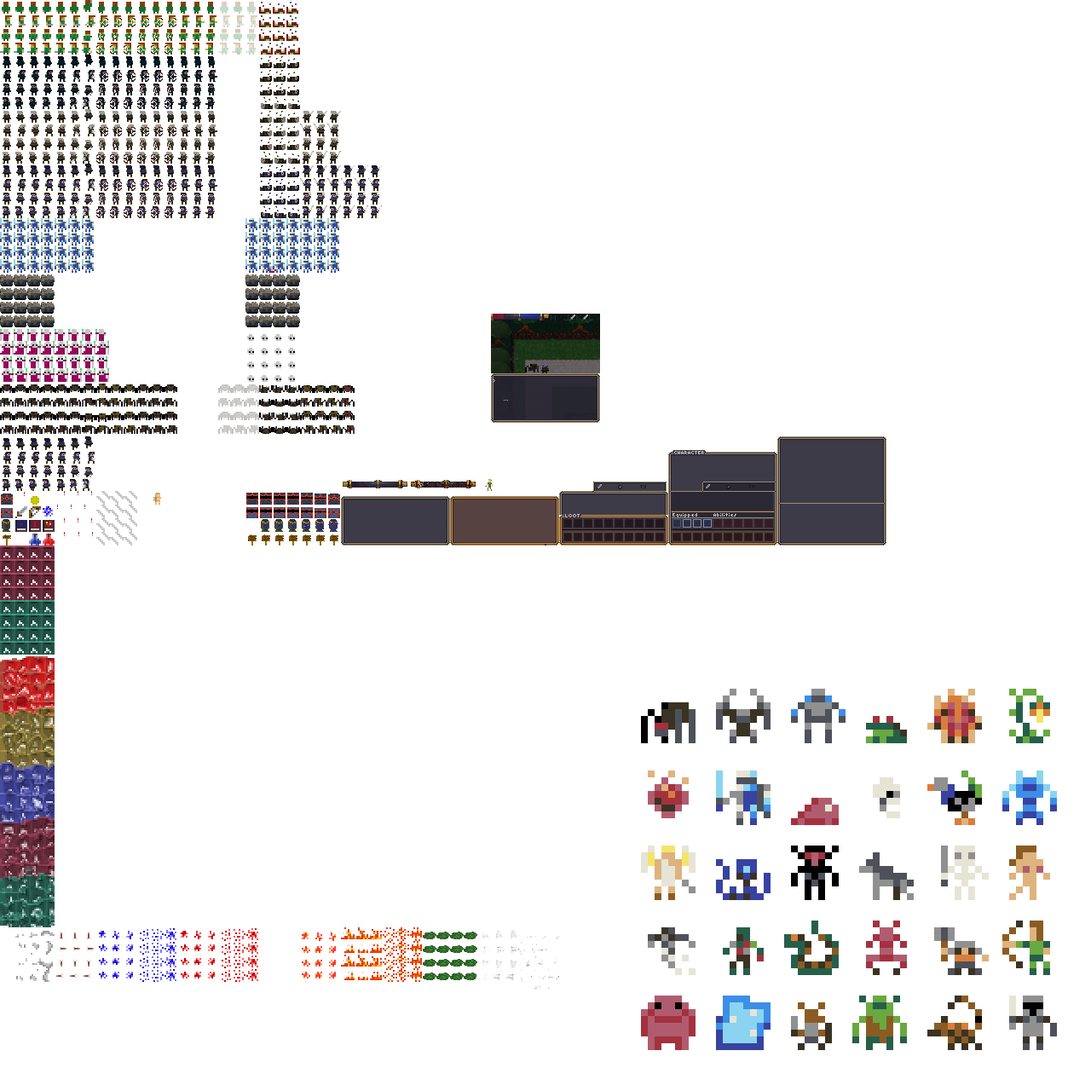
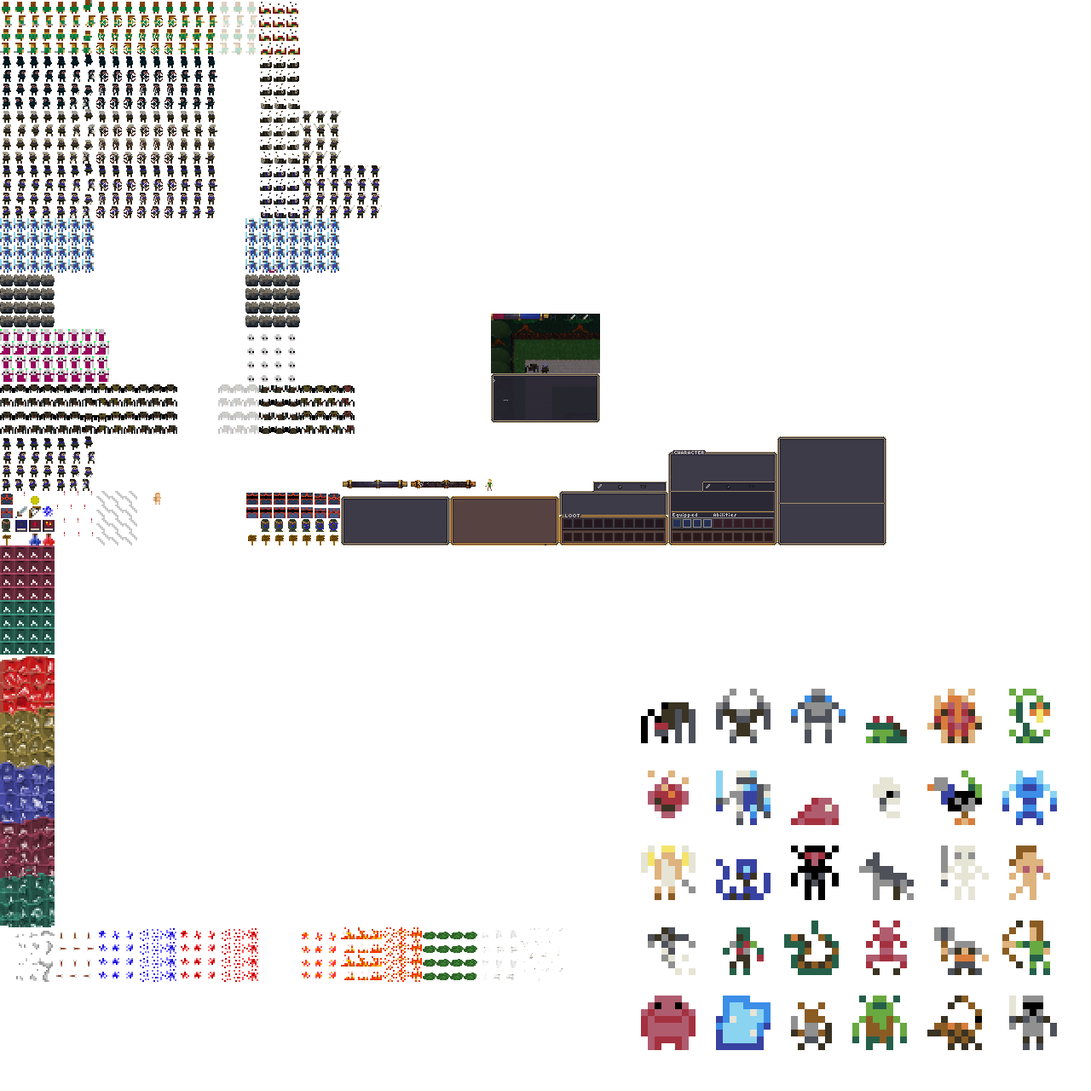
Layers edited between the first and the second w=1091, h=1091 image:
painted on "Pasted Layer" over [518, 928, 563, 990]
